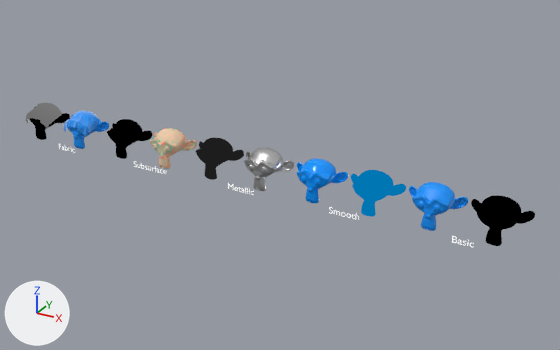
One commit to the Blender file RyToon.blend: the scene before it, then after it.
Before and after are seen from a 50 mm camera at (21.3, -29.7, 15.6) aimed at (4.5, 0.8, 0.4). Every picture has the same lights, and +X, +Y and +Z are marked at lower left.

The first picture shows 'Plane', 'Plane.001', 'Suzanne.001', 'Suzanne.002', 'Suzanne.003', 'Suzanne.004', 'Suzanne.005', 'Suzanne.007', 'Suzanne.008', 'Suzanne.009', 'Suzanne.010', 'Suzanne.011'.
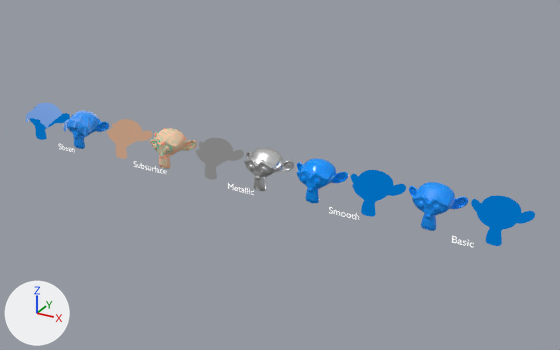
What differs and where, as boxes (x1, y1, x2, y2) in the pictures (560 x 350 px):
'Suzanne.001', recoloured, surface changed (black to blue)
    both: (471, 196, 535, 246)
'Suzanne.008', recoloured
    both: (244, 148, 294, 191)
'Suzanne.007', surface changed (black to grey)
    both: (196, 138, 244, 180)
'Suzanne.010', recoloured, surface changed (black to beige)
    both: (107, 119, 152, 159)
'Plane', surface changed (grey to blue)
    both: (26, 103, 62, 128)
'Suzanne.005', recoloured, surface changed (black to blue)
    both: (29, 107, 70, 140)

The change, as a diff of the scene's bpy script:
```diff
--- a/RyToon.blend.py
+++ b/RyToon.blend.py
@@ ng_rytoon @@
 ng_rytoon = bpy.data.node_groups.new('RyToon', 'ShaderNodeTree')
-# nodes: Emission, Fresnel, Group x2, Math x7, Mix x3, Value, VectorMath x12
-# colours: blue #0095ff, white #ffffff, orange #ff7c59
+# nodes: Emission, Fresnel, Group x2, Math x7, Mix x3, Value, VectorMath x11
+# colours: blue #0095ff, white #ffffff, orange #ff7c59, light grey #dadada
@@ mat_toon_basic @@
 # colours: blue #0095ff, white #ffffff, orange #ff7c59
+# settings of these nodes change
@@ mat_toon_subsurface @@
 mat_toon_subsurface = bpy.data.materials.new('Toon_Subsurface')
-# nodes: Group, OutputMaterial
+# nodes: Group, OutputMaterial, RGB
 # colours: beige #ffcca9, white #ffffff, red #ff0000
@@ mat_pbr_metallic @@
 mat_pbr_metallic = principled_material('PBR_Metallic')
-mat_pbr_metallic.base_color = (0.7, 0.7, 0.7)  # light grey #dadada
+mat_pbr_metallic.base_color = (0.85, 0.85, 0.85)  # white #ededed
 mat_pbr_metallic.metallic = 1.0
```
